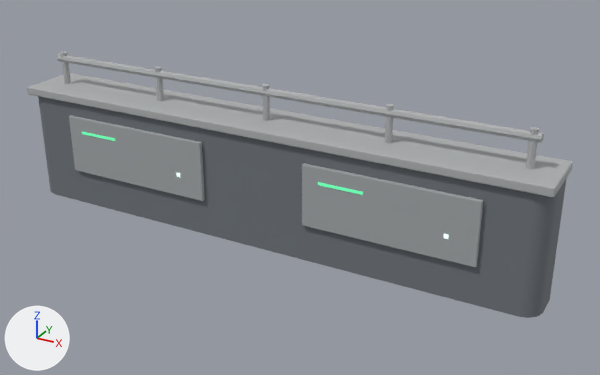
An edit to the glTF model generated_assets/environments/vita/vta_env_low_wall_a.glb, drawn before and after from the same camera.
Before and after are seen from a 50 mm lens placed at (2.8, -4.61, 2.74), pointed at (0.23, 0.05, 0.41). Arrows for +X, +Y and +Z are at lower left; the lights stay in place. The older version comes first. Where no turn or scale is listed for an object, it has been applied to the vertices. Vertices at exactly the same position are counted once.

The older version as bpy lines, for what is in view:
```python
mat_mat_glass_polymer_vta = principled_material('mat_glass_polymer_vta')
mat_mat_glass_polymer_vta.base_color = (0.162, 0.181, 0.201)  # grey #70767c
mat_mat_glass_polymer_vta.metallic = 0.0192
mat_mat_glass_polymer_vta.roughness = 0.78
mat_mat_glass_polymer_vta_panel = principled_material('mat_glass_polymer_vta_panel')
mat_mat_glass_polymer_vta_panel.base_color = (0.369, 0.388, 0.4)  # grey #a4a7aa
mat_mat_glass_polymer_vta_panel.metallic = 0.0192
mat_mat_glass_polymer_vta_panel.roughness = 0.78
mat_trim_trim_vta = principled_material('trim_trim_vta')
mat_trim_trim_vta.base_color = (0.427, 0.44, 0.444)  # grey #afb1b2
mat_trim_trim_vta.metallic = 0.0192
mat_trim_trim_vta.roughness = 0.78
me_mesh_intact = bpy.data.meshes.new('mesh_intact')
me_mesh_intact.from_pydata(...)  # 232 vertices, 408 faces; spans x -2.0..2.0, y -0.23..0.23, z 0.0..1.13
# faces by material slot: [24, 24, 60, 212, 88]
me_mesh_intact.materials.append(mat_emit_green_vta)  # green #3a8e65, glowing green #62e3a4
me_mesh_intact.materials.append(mat_emit_white_vta)  # grey #91a099, glowing pale green #e8fff4
me_mesh_intact.materials.append(mat_mat_glass_polymer_vta)  # grey #70767c
me_mesh_intact.materials.append(mat_trim_trim_vta)  # grey #afb1b2
me_mesh_intact.materials.append(mat_mat_glass_polymer_vta_panel)  # grey #a4a7aa
ob_mesh_intact = bpy.data.objects.new('mesh_intact', me_mesh_intact)
ob_mesh_intact.location = (0.0, 0.0, 0.0)
```
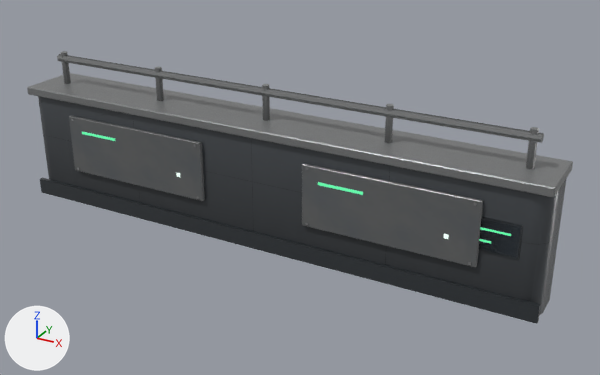
Changed parts and their boxes (x1, y1, x2, y2) in the pictures (600 x 375 px):
'mesh_intact', surface changed, reshaped (darker): before (27, 51, 573, 318); after (27, 51, 573, 324)
part 1 of me_mesh_intact, added: after (480, 227, 511, 236)
part 2 of me_mesh_intact, added: after (479, 219, 520, 258)
part 3 of me_mesh_intact, added: after (479, 217, 523, 259)
part 4 of me_mesh_intact, added: after (40, 178, 541, 324)
part 5 of me_mesh_intact, recoloured: (69, 116, 482, 267) in both

Edits to the bpy script that builds the scene:
```text
Change mat_mat_glass_polymer_vta:
    remove # nodes: BsdfPrincipled, OutputMaterial
    remove # colours: grey #70767c
    nodes: BsdfPrincipled, Math, Mix x2, NormalMap, OutputMaterial, SeparateColor, TexImage x3, VertexColor
    colours: grey #9295a0, mixed with the vertex colours
    uses the picture img_vta_mat_reinforced_steel_a_albedo
    uses the picture img_vta_mat_reinforced_steel_a_normal
    uses the picture img_vta_mat_reinforced_steel_a_orm
Change mat_trim_trim_vta:
    remove # nodes: BsdfPrincipled, OutputMaterial
    remove # colours: grey #afb1b2
    nodes: BsdfPrincipled, Math, Mix x2, NormalMap, OutputMaterial, SeparateColor, TexImage x3, VertexColor
    colours: white #fffbf3, mixed with the vertex colours
    uses the picture img_shr_mat_brushed_steel_a_albedo
    uses the picture img_shr_mat_brushed_steel_a_normal
    uses the picture img_shr_mat_brushed_steel_a_orm
Change mat_mat_glass_polymer_vta_panel:
    remove # nodes: BsdfPrincipled, OutputMaterial
    remove # colours: grey #a4a7aa
    nodes: BsdfPrincipled, Math, Mix x2, NormalMap, OutputMaterial, SeparateColor, TexImage x3, VertexColor
    colours: grey #b0b2b2, mixed with the vertex colours
    uses the picture img_shr_mat_frosted_polymer_a_albedo
    uses the picture img_shr_mat_frosted_polymer_a_normal
    uses the picture img_shr_mat_frosted_polymer_a_orm
Add mat_trim_edge_vta:
    mat_trim_edge_vta = bpy.data.materials.new('trim_edge_vta')
    # colours: white #fffaf2, mixed with the vertex colours
    # uses the picture img_shr_mat_brushed_steel_a_albedo
    # uses the picture img_shr_mat_brushed_steel_a_normal
    # uses the picture img_shr_mat_brushed_steel_a_orm
Add mat_trim_dark_vta:
    mat_trim_dark_vta = bpy.data.materials.new('trim_dark_vta')
    # colours: grey #787d7f, mixed with the vertex colours
    # uses the picture img_shr_mat_brushed_steel_a_albedo
    # uses the picture img_shr_mat_brushed_steel_a_normal
    # uses the picture img_shr_mat_brushed_steel_a_orm
Add mat_glass_smoked_vta:
    mat_glass_smoked_vta = bpy.data.materials.new('glass_smoked_vta')
    # nodes: BsdfPrincipled, Math, Mix, OutputMaterial, VertexColor
    # colours: greyish blue #4a5560, mixed with the vertex colours
Change me_mesh_intact:
    remove me_mesh_intact.from_pydata(...)  # 232 vertices, 408 faces; spans x -2.0..2.0, y -0.23..0.23, z 0.0..1.13
    add me_mesh_intact.from_pydata(...)  # 336 vertices, 564 faces; spans x -2.0..2.0, y -0.24..0.23, z 0.0..1.13
    me_mesh_intact part 1: a new loose piece, a box spanning x 1.54..1.7833, y -0.2115..-0.2095, z 0.5265..0.5405, in mat_emit_green_vta
    me_mesh_intact part 2: a new loose piece, a box spanning x 1.53..1.83, y -0.2095..-0.2075, z 0.395..0.595, in mat_glass_smoked_vta
    me_mesh_intact part 3: a new loose piece, a box spanning x 1.52..1.84, y -0.208..-0.2, z 0.385..0.605, in mat_trim_dark_vta
    me_mesh_intact part 4: a new loose piece, a box spanning x -2.0..2.0, y -0.225..-0.195, z 0.0..0.12, in mat_trim_dark_vta
    me_mesh_intact part 5: 32 faces spanning x -1.6..1.6, y -0.23..-0.2, z 0.28..0.72 switch from mat_mat_glass_polymer_vta_panel (grey #a4a7aa) to mat_trim_edge_vta
    other edits to the shape of me_mesh_intact do not show in these pictures
    add me_mesh_intact.materials.append(mat_glass_smoked_vta)
    add me_mesh_intact.materials.append(mat_trim_dark_vta)
```
